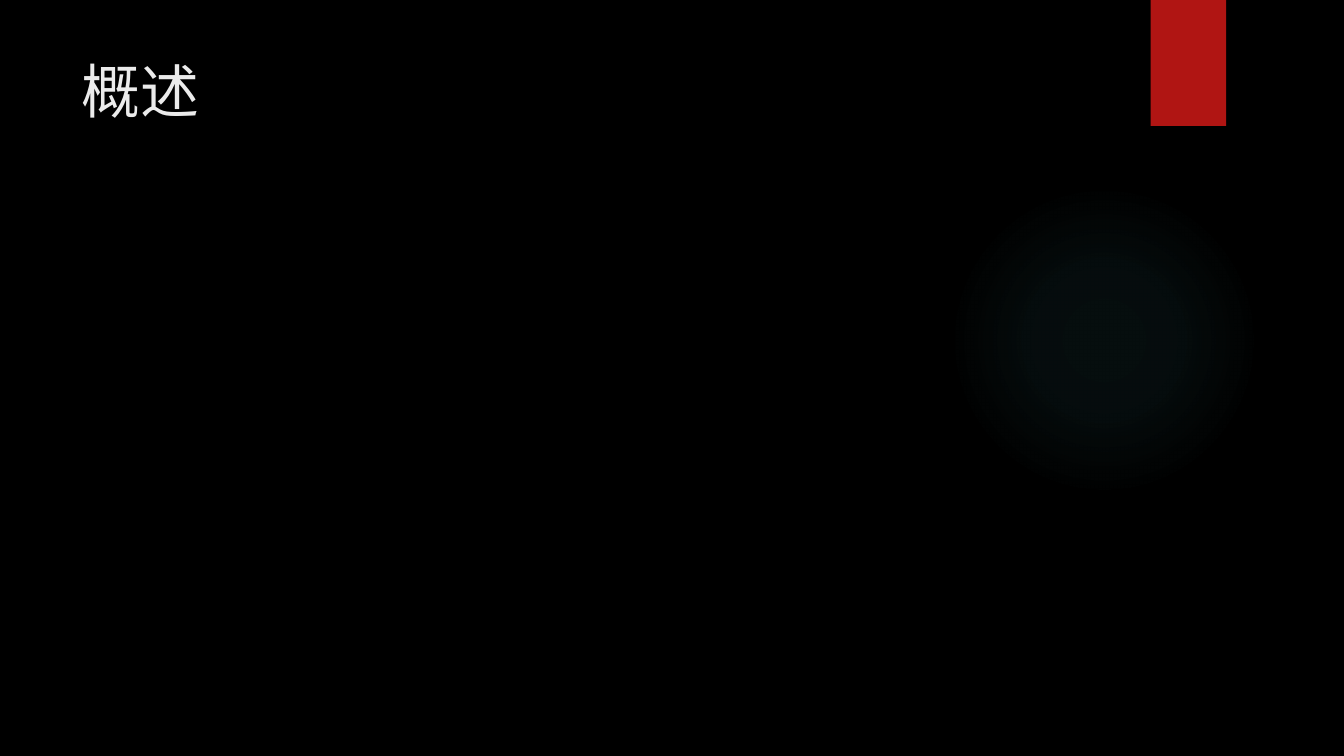
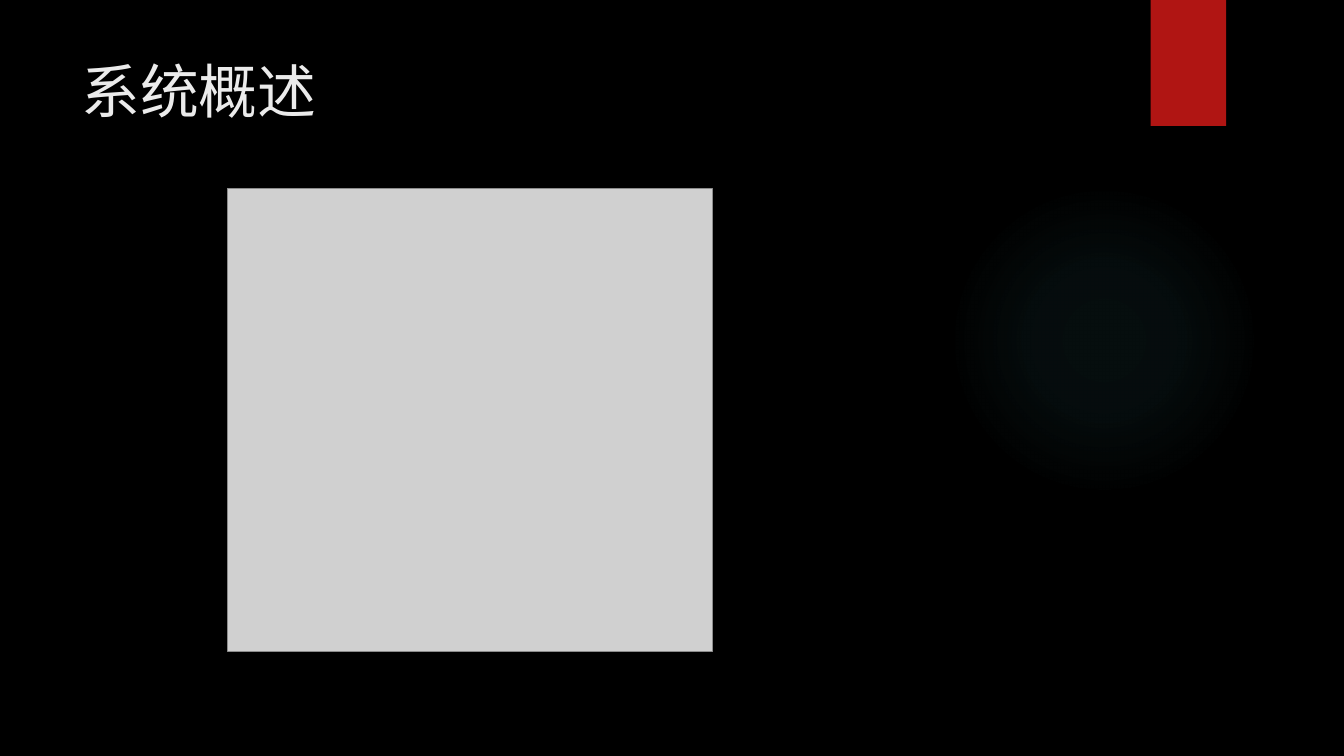
Before and after one commit to nemoofnemo/VersionControl, a slide deck: slide 4 of ppt.pptx (slide 2 before the commit). Drawn at 1344x756 pixels with LibreOffice and Linux fonts; fonts in the diff are those of the drawing; grey boxes stand for pictures; background and template pictures are left out. Boxes give left, top, right and bottom in pixels: in the first picture for what was removed or moved away, otherwise in the second. Text is boxed around its words. In the diff, an @@ line names an element or a change of style, - is before the commit and + after.

```diff
--- a/ppt.pptx
+++ b/ppt.pptx
@@ title at bbox=[81, 63, 316, 118]: text changed @@
-概述
+系统概述
@@ picture added at bbox=[228, 189, 713, 651] @@
```
Also in this commit, not shown: 4 slides added, 2 other files.
